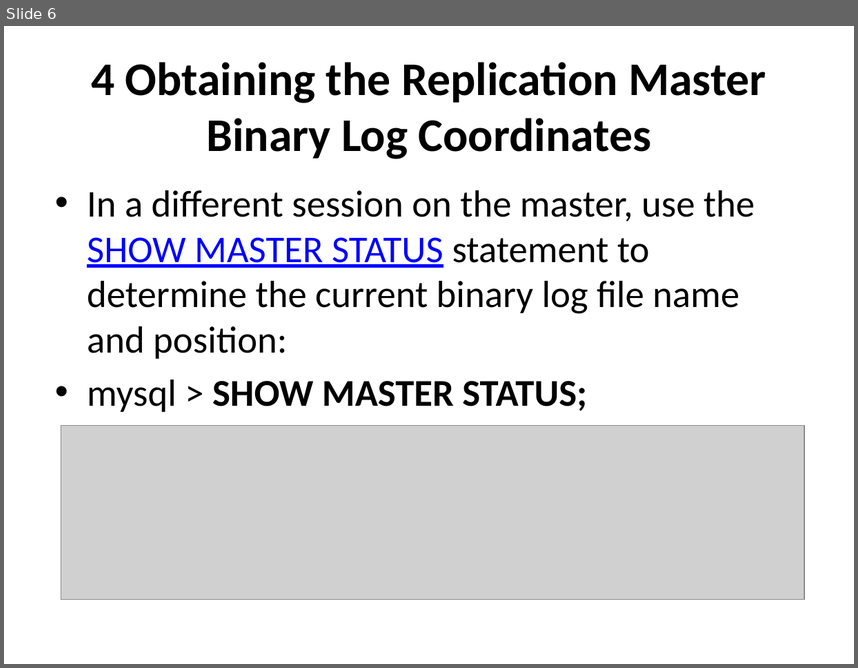
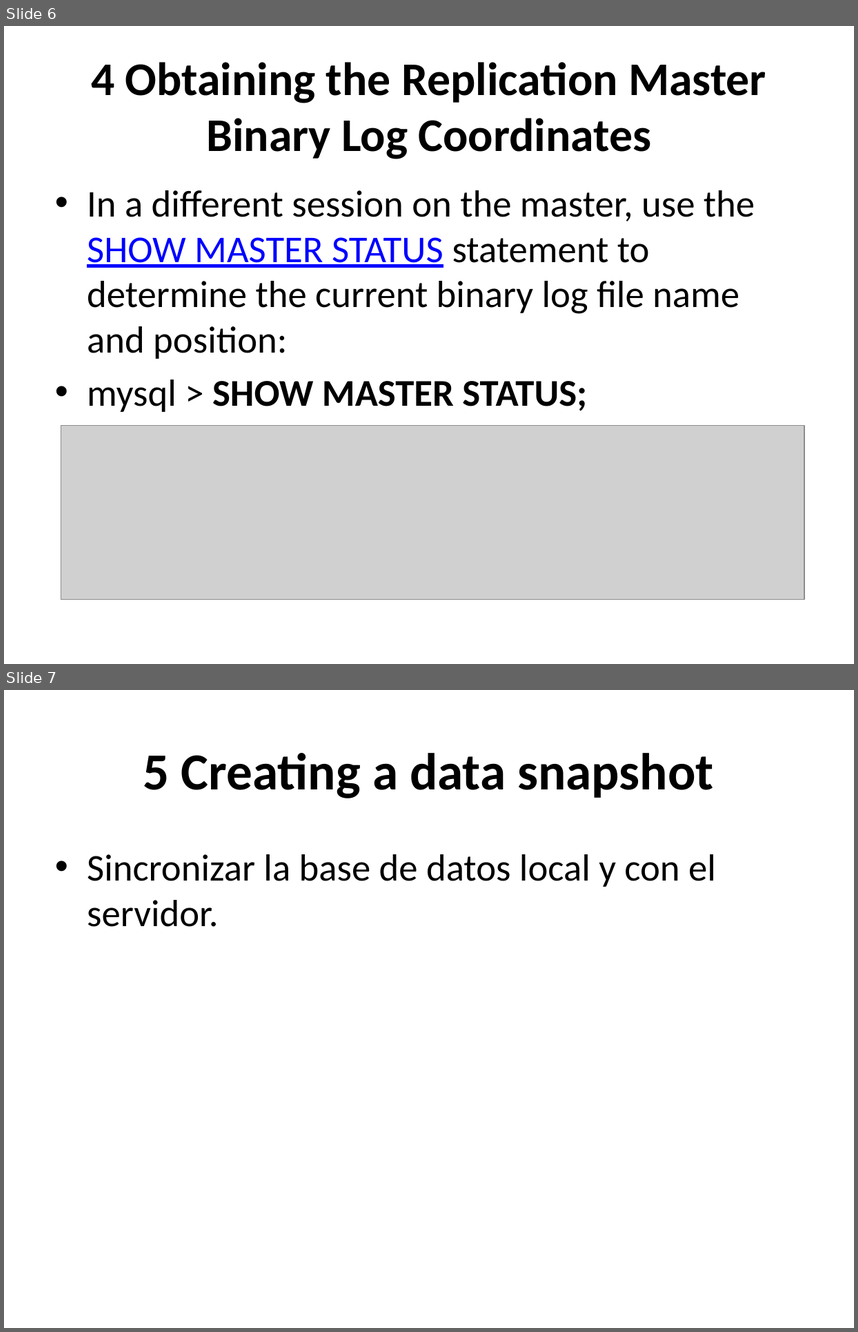
Before and after one commit to lc850/tesebada, a slide deck: MySQL Replication.pptx. Shown one above the other, each under a label of ours: slide 6 before the commit, slides 6 and 7 after it. The pictures are 858x668 and 858x1332 pixels, drawn with LibreOffice and Linux fonts; fonts in the diff are those of the drawing; grey boxes stand for pictures. Boxes give left, top, right and bottom in pixels: in the first picture for what was removed or moved away, otherwise in the second. Text is boxed around its words. In the diff, an @@ line names an element or a change of style, - is before the commit and + after.

```diff
--- a/MySQL Replication.pptx
+++ b/MySQL Replication.pptx
@@ slide 7 added at <box>4,690,854,1328</box>, background #FFFFFF @@
@@ title added at <box>143,753,713,798</box>, 44 pt, text #000000, bold @@
+5 Creating a data snapshot
@@ text added at <box>87,854,716,927</box>, 32 pt, text #000000 @@
+• Sincronizar la base de datos local y con el servidor.
```
Also in this commit, not shown: 2 other slides added.
